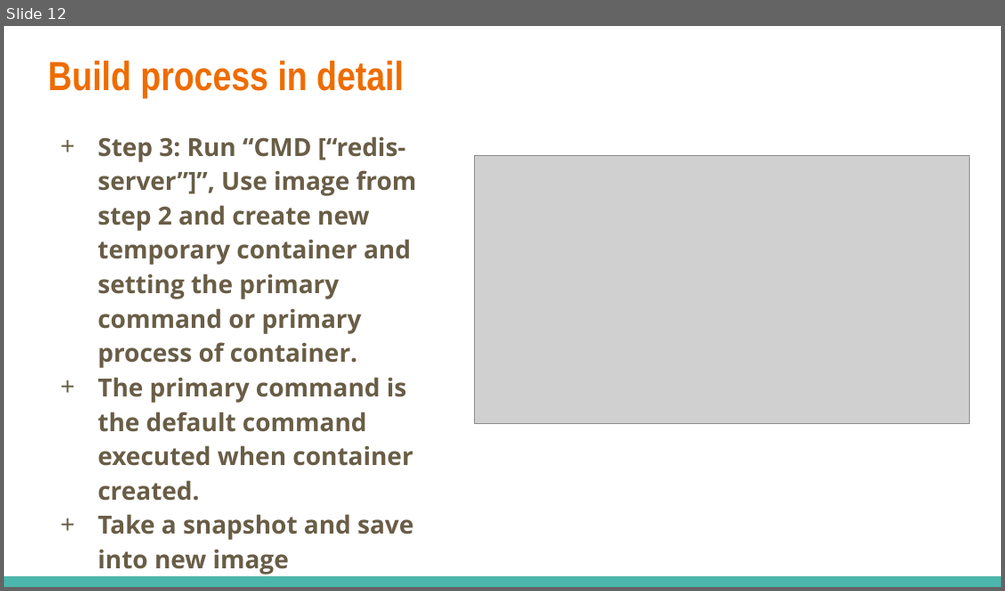
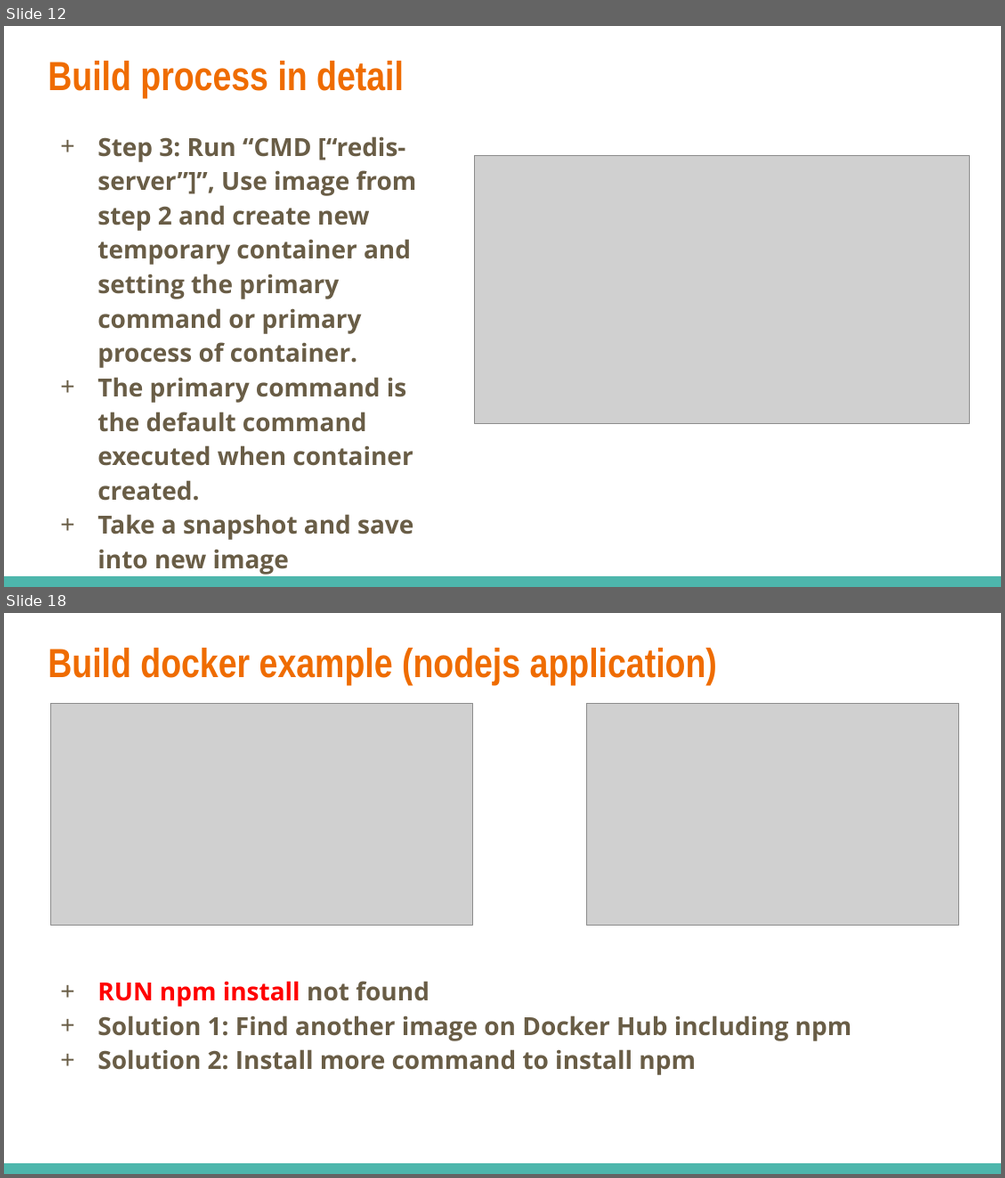
Before and after one commit to dinhhung09138/Learning-Example, a slide deck: Docker - 03 - Build a Custom Images Through Docker.pptx. Shown one above the other, each under a label of ours: slide 12 before the commit, slides 12 and 18 after it; the slides between them are not shown. The pictures are 1005x591 and 1005x1178 pixels, drawn with LibreOffice and Linux fonts; fonts in the diff are those of the drawing; grey boxes stand for pictures. Boxes give left, top, right and bottom in pixels: in the first picture for what was removed or moved away, otherwise in the second. Text is boxed around its words. In the diff, an @@ line names an element or a change of style, - is before the commit and + after.

Commit message:
Build docker example

```diff
--- a/Docker - 03 - Build a Custom Images Through Docker.pptx
+++ b/Docker - 03 - Build a Custom Images Through Docker.pptx
@@ slide 18 added at (4, 613, 1001, 1174), background #FFFFFF; not listed: 1 template element that a slide beside it also shows @@
@@ title added at (48, 648, 717, 685), 29.4 pt, text #EF6C00, bold @@
+Build docker example (nodejs application)
@@ picture added at (51, 704, 472, 925) @@
@@ picture added at (586, 704, 959, 925) @@
@@ text added at (97, 981, 852, 1075), 18 pt, text #695D46, bold @@
++ RUN npm install not found
++ Solution 1: Find another image on Docker Hub including npm
++ Solution 2: Install more command to install npm
```
Also in this commit, not shown: 1 slide changed, 13 other slides added, 3 other files.
